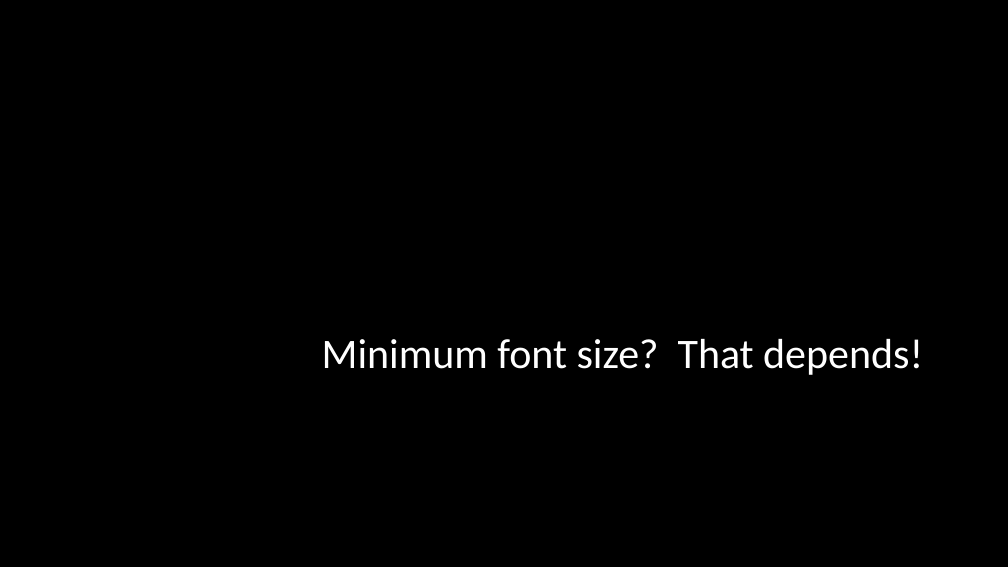
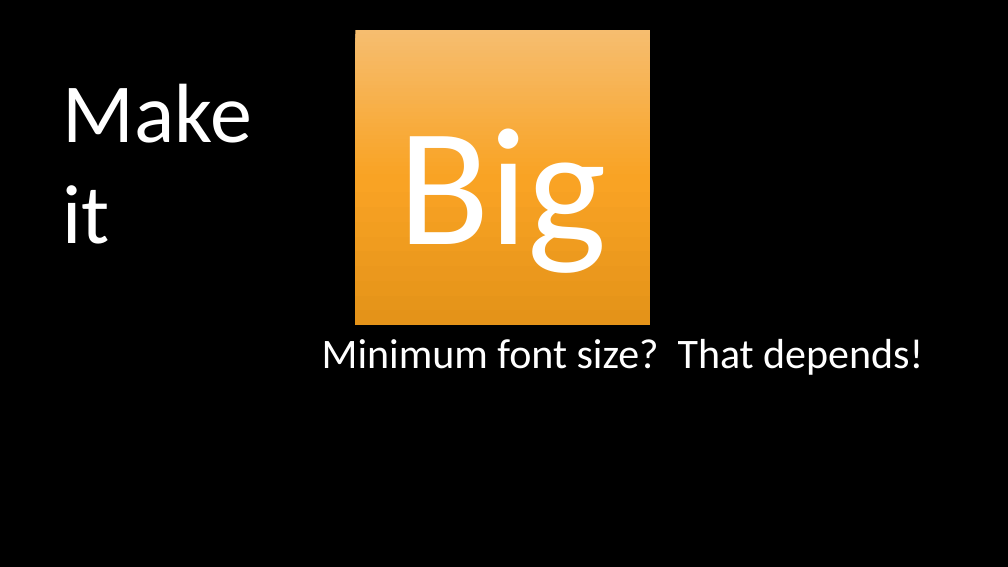
Before and after one commit to melaniecailao23-max/VISUAL, a slide deck: slide 3 of Cailao_Exp22_PPT_Ch02_ML1_Design.pptx. Drawn at 1008x567 pixels with LibreOffice and Linux fonts; fonts in the diff are those of the drawing. Boxes give left, top, right and bottom in pixels: in the first picture for what was removed or moved away, otherwise in the second. Text is boxed around its words. In the diff, an @@ line names an element or a change of style, - is before the commit and + after.

```diff
--- a/Cailao_Exp22_PPT_Ch02_ML1_Design.pptx
+++ b/Cailao_Exp22_PPT_Ch02_ML1_Design.pptx
@@ rectangle added at [355, 30, 650, 325], fill gradient #F6BD70 to #FAA424 to #E59319, 160 pt, text #FFFFFF @@
+Big
@@ text added at [63, 83, 252, 244], 80 pt, text #FFFFFF @@
+Make it
```
Also in this commit, not shown: 6 other slides changed, 1 other file.
